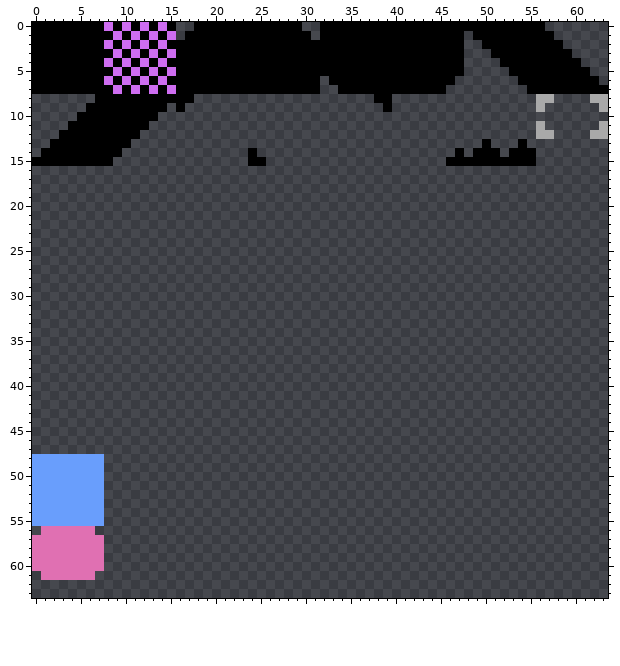
Two states of a pixel-art file, game/assets/spritesheet.aseprite. The picture above is the old version.
64x64 pixels, 1 frame.
Once edited:
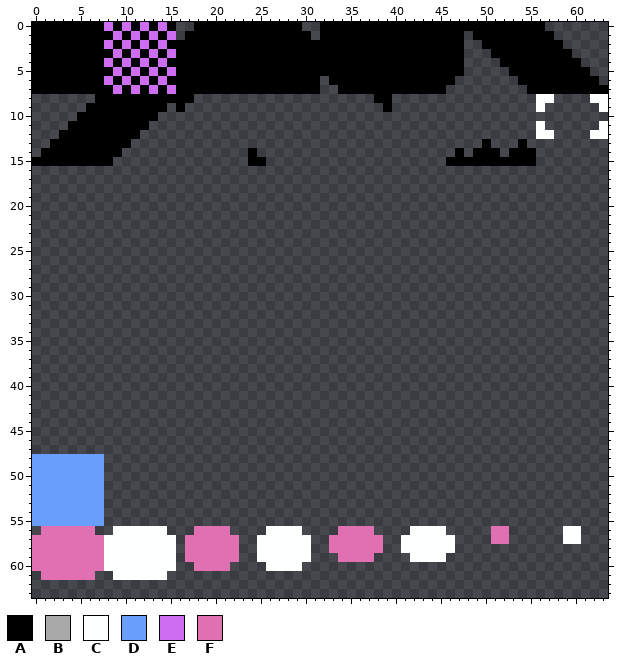
Palette (. is transparent): A #000000  B #a9a9a9  C #feffff  D #699efc  E #ce6df1  F #e070b2
Change:
{"y":8,"x":56,"old":"BB","new":"CC"}
{"y":8,"x":62,"old":"BB","new":"CC"}
{"y":9,"x":56,"old":"B","new":"C"}
{"y":9,"x":63,"old":"B","new":"C"}
{"y":11,"x":56,"old":"B","new":"C"}
{"y":11,"x":63,"old":"B","new":"C"}
{"y":12,"x":56,"old":"BB","new":"CC"}
{"y":12,"x":62,"old":"BB","new":"CC"}
{"y":56,"x":9,"old":"......","new":"CCCCCC"}
{"y":56,"x":18,"old":"....","new":"FFFF"}
{"y":56,"x":26,"old":"....","new":"CCCC"}
{"y":56,"x":34,"old":"....","new":"FFFF"}
{"y":56,"x":42,"old":"....","new":"CCCC"}
{"y":56,"x":51,"old":"..","new":"FF"}
{"y":56,"x":59,"old":"..","new":"CC"}
{"y":57,"x":8,"old":"........","new":"CCCCCCCC"}
{"y":57,"x":17,"old":"......","new":"FFFFFF"}
{"y":57,"x":25,"old":"......","new":"CCCCCC"}
{"y":57,"x":33,"old":"......","new":"FFFFFF"}
{"y":57,"x":41,"old":"......","new":"CCCCCC"}
{"y":57,"x":51,"old":"..","new":"FF"}
{"y":57,"x":59,"old":"..","new":"CC"}
{"y":58,"x":8,"old":"........","new":"CCCCCCCC"}
{"y":58,"x":17,"old":"......","new":"FFFFFF"}
{"y":58,"x":25,"old":"......","new":"CCCCCC"}
{"y":58,"x":33,"old":"......","new":"FFFFFF"}
{"y":58,"x":41,"old":"......","new":"CCCCCC"}
{"y":59,"x":8,"old":"........","new":"CCCCCCCC"}
{"y":59,"x":17,"old":"......","new":"FFFFFF"}
{"y":59,"x":25,"old":"......","new":"CCCCCC"}
{"y":59,"x":34,"old":"....","new":"FFFF"}
{"y":59,"x":42,"old":"....","new":"CCCC"}
{"y":60,"x":8,"old":"........","new":"CCCCCCCC"}
{"y":60,"x":18,"old":"....","new":"FFFF"}
{"y":60,"x":26,"old":"....","new":"CCCC"}
{"y":61,"x":9,"old":"......","new":"CCCCCC"}
{"label":"changed","picture_box":[536,94,608,139]}
{"label":"added","picture_box":[104,526,455,580]}
{"label":"added","picture_box":[491,526,509,544]}
{"label":"added","picture_box":[563,526,581,544]}
